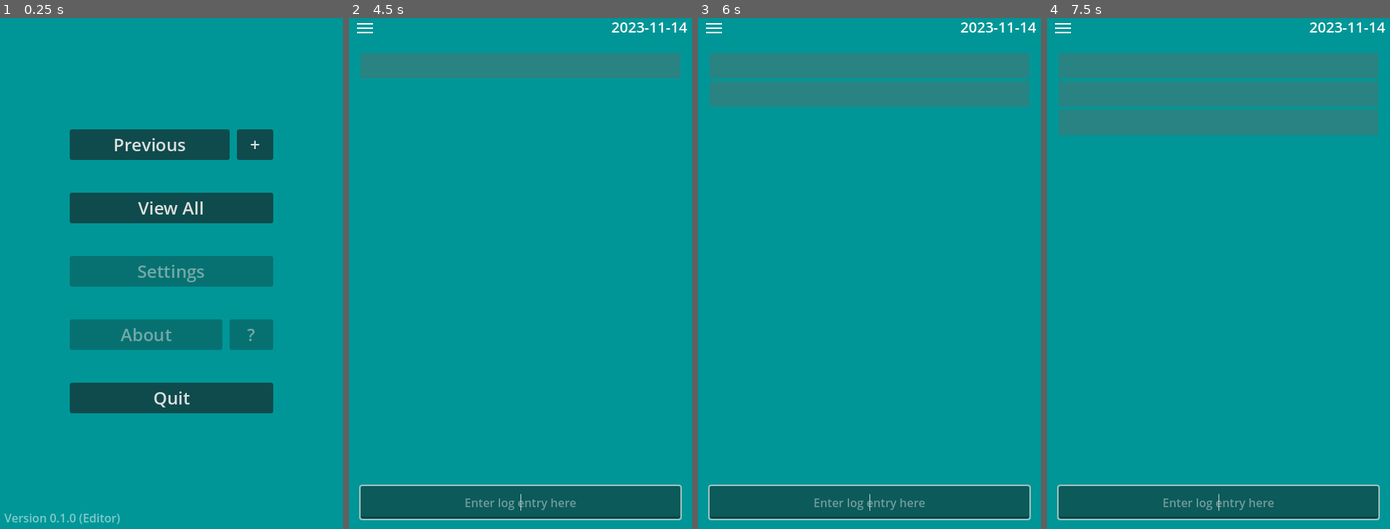
Above: before the commit, frames 1-4 (left to right).
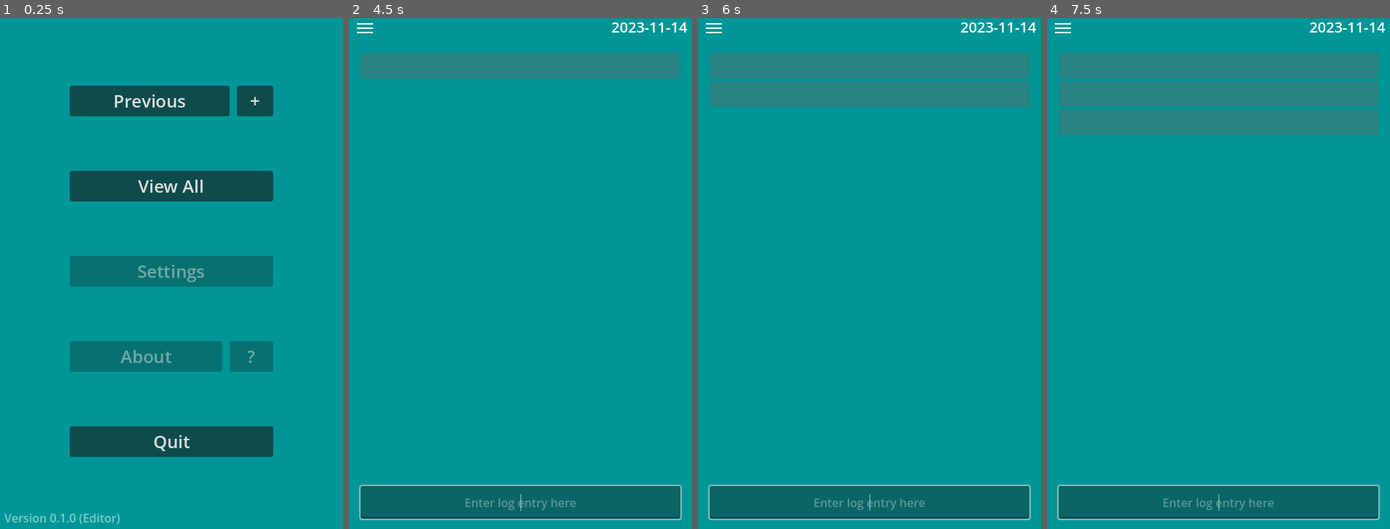
Above: after the commit, the same moments.

Repository: sandorex/timelogger
Game: Godot game, scene res://scenes/ui/menu.tscn
Same seed, same stepped clock (60 frames per second), same inputs: the game is played once before the commit and once after it.
Inputs (mouse positions are in pixels of both pictures, inside the frame that each line leads up to):
- Up to frame 1 (0.25 s): no input
- Up to frame 2 (4.5 s): click "Previous" at 0.5 s; click (520, 503) at 1.27 s; type "12" at 1.35 s; click (366, 28) at 2 s; click "+" at 2.75 s; tap Enter (enter) at 3.5, 3.6, 4.35 s; move the mouse to (595, 242) at 3.52 s; click (595, 242) at 3.67 s; tap Space at 4.25 s; move the mouse to (451, 299) at 4.27 s; click (451, 299) at 4.42 s
- Up to frame 3 (6 s): tap Enter (enter) at 5, 5.1, 5.85 s; move the mouse to (903, 155) at 5.02 s; click (903, 155) at 5.17 s; tap Space at 5.75 s; move the mouse to (852, 375) at 5.77 s; click (852, 375) at 5.92 s
- Up to frame 4 (7.5 s): tap Enter (enter) at 6.5, 6.6, 7.35 s; move the mouse to (1324, 350) at 6.52 s; click (1324, 350) at 6.67 s; tap Space at 7.25 s; move the mouse to (1112, 191) at 7.27 s; click (1112, 191) at 7.42 s

The runs differ from the first frame. In frame 1, 24% of the frame differs, in the area x 20-80%, y 13-86%; in frame 2, 0.6%; in frame 3, 0.6%; in frame 4, 0.6%.

Commit message:
Made it work with android keyboard
- Now whole UI scales with virtual keyboard in edit_collection scene
- Removed double touch to push log entry
- Added nice icons form IconKitchen
- Added script to generate debug keystore

Diff:
--- /dev/null
+++ b/app_icon/ios/Contents.json
@@ -0,0 +1,134 @@
+{
+  "images": [
+    {
+      "filename": "AppIcon@2x.png",
+      "idiom": "iphone",
+      "scale": "2x",
+      "size": "60x60"
+    },
+    {
+      "filename": "AppIcon@3x.png",
+      "idiom": "iphone",
+      "scale": "3x",
+      "size": "60x60"
+    },
+    {
+      "filename": "AppIcon~ipad.png",
+      "idiom": "ipad",
+      "scale": "1x",
+      "size": "76x76"
+    },
+    {
+      "filename": "AppIcon@2x~ipad.png",
+      "idiom": "ipad",
+      "scale": "2x",
+      "size": "76x76"
+    },
+    {
+      "filename": "AppIcon-83.5@2x~ipad.png",
+      "idiom": "ipad",
+      "scale": "2x",
+      "size": "83.5x83.5"
+    },
+    {
+      "filename": "AppIcon-40@2x.png",
+      "idiom": "iphone",
+      "scale": "2x",
+      "size": "40x40"
+    },
+    {
+      "filename": "AppIcon-40@3x.png",
+      "idiom": "iphone",
+      "scale": "3x",
+      "size": "40x40"
+    },
+    {
+      "filename": "AppIcon-40~ipad.png",
+      "idiom": "ipad",
+      "scale": "1x",
+      "size": "40x40"
+    },
+    {
+      "filename": "AppIcon-40@2x~ipad.png",
+      "idiom": "ipad",
+      "scale": "2x",
+      "size": "40x40"
+    },
+    {
+      "filename": "AppIcon-20@2x.png",
+      "idiom": "iphone",
+      "scale": "2x",
+      "size": "20x20"
+    },
+    {
+      "filename": "AppIcon-20@3x.png",
+      "idiom": "iphone",
+      "scale": "3x",
+      "size": "20x20"
+    },
+    {
+      "filename": "AppIcon-20~ipad.png",
+      "idiom": "ipad",
+      "scale": "1x",
+      "size": "20x20"
+    },
+    {
+      "filename": "AppIcon-20@2x~ipad.png",
+      "idiom": "ipad",
+      "scale": "2x",
+      "size": "20x20"
+    },
+    {
+      "filename": "AppIcon-29.png",
+      "idiom": "iphone",
+      "scale": "1x",
+      "size": "29x29"
+    },
+    {
+      "filename": "AppIcon-29@2x.png",
+      "idiom": "iphone",
+      "scale": "2x",
+      "size": "29x29"
+    },
+    {
+      "filename": "AppIcon-29@3x.png",
+      "idiom": "iphone",
+      "scale": "3x",
+      "size": "29x29"
+    },
+    {
+      "filename": "AppIcon-29~ipad.png",
+      "idiom": "ipad",
+      "scale": "1x",
+      "size": "29x29"
+    },
+    {
+      "filename": "AppIcon-29@2x~ipad.png",
+      "idiom": "ipad",
+      "scale": "2x",
+      "size": "29x29"
+    },
+    {
+      "filename": "AppIcon-60@2x~car.png",
+      "idiom": "car",
+      "scale": "2x",
+      "size": "60x60"
+    },
+    {
+      "filename": "AppIcon-60@3x~car.png",
+      "idiom": "car",
+      "scale": "3x",
+      "size": "60x60"
+    },
+    {
+      "filename": "AppIcon~ios-marketing.png",
+      "idiom": "ios-marketing",
+      "scale": "1x",
+      "size": "1024x1024"
+    }
+  ],
+  "info": {
+    "author": "iconkitchen",
+    "version": 1
+  }
+}
--- a/icon.svg
+++ /dev/null
@@ -1 +0,0 @@
-<svg height="128" width="128" xmlns="http://www.w3.org/2000/svg"><rect x="2" y="2" width="124" height="124" rx="14" fill="#363d52" stroke="#212532" stroke-width="4"/><g transform="scale(.101) translate(122 122)"><g fill="#fff"><path d="M105 673v33q407 354 814 0v-33z"/><path d="m105 673 152 14q12 1 15 14l4 67 132 10 8-61q2-11 15-15h162q13 4 15 15l8 61 132-10 4-67q3-13 15-14l152-14V427q30-39 56-81-35-59-83-108-43 20-82 47-40-37-88-64 7-51 8-102-59-28-123-42-26 43-46 89-49-7-98 0-20-46-46-89-64 14-123 42 1 51 8 102-48 27-88 64-39-27-82-47-48 49-83 108 26 42 56 81zm0 33v39c0 276 813 276 814 0v-39l-134 12-5 69q-2 10-14 13l-162 11q-12 0-16-11l-10-65H446l-10 65q-4 11-16 11l-162-11q-12-3-14-13l-5-69z" fill="#478cbf"/><path d="M483 600c0 34 58 34 58 0v-86c0-34-58-34-58 0z"/><circle cx="725" cy="526" r="90"/><circle cx="299" cy="526" r="90"/></g><g fill="#414042"><circle cx="307" cy="532" r="60"/><circle cx="717" cy="532" r="60"/></g></g></svg>
--- a/project.godot
+++ b/project.godot
@@ -10,12 +10,20 @@
 
 [application]
 
-config/name="timelogger"
+config/name="Timelogger"
+config/name_localized={
+"en": "Timelogger"
+}
+config/description="Simple time logging application with reverse notation where you write down what you've done after you change the task, be it taking a break or drawing."
 config/version="0.1.0"
 run/main_scene="res://scenes/ui/menu.tscn"
+config/use_custom_user_dir=true
+config/custom_user_dir_name="timelogger"
 config/quit_on_go_back=false
 config/features=PackedStringArray("4.2", "GL Compatibility")
-config/icon="res://icon.svg"
+run/max_fps=60
+config/icon="res://app_icon/web/icon-512.png"
+config/windows_native_icon="res://app_icon/web/favicon.ico"
 
 [autoload]
 
@@ -25,7 +33,10 @@
 
 window/size/viewport_width=480
 window/size/viewport_height=720
-window/handheld/orientation=6
+window/stretch/mode="canvas_items"
+window/stretch/aspect="expand"
+window/handheld/orientation=1
+window/ios/allow_high_refresh_rate=false
 
 [input]
 
@@ -34,17 +45,9 @@
 "events": [Object(InputEventKey,"resource_local_to_scene":false,"resource_name":"","device":-1,"window_id":0,"alt_press …(182 unchanged characters)…
 ]
 }
-force-enter={
-"deadzone": 0.5,
-"events": [Object(InputEventKey,"resource_local_to_scene":false,"resource_name":"","device":-1,"window_id":0,"alt_pressed":false,"shift_pressed":true,"ctrl_pressed":false,"meta_pressed":false,"pressed":false,"keycode":0,"physical_keycode":4194309,"key_label":0,"unicode":0,"echo":false,"script":null)
-]
-}
-
-[input_devices]
-
-pointing/emulate_mouse_from_touch=false
 
 [rendering]
 
 renderer/rendering_method="gl_compatibility"
 renderer/rendering_method.mobile="gl_compatibility"
+textures/vram_compression/import_etc2_astc=true
--- a/scenes/ui/edit_collection.gd
+++ b/scenes/ui/edit_collection.gd
@@ -9,6 +9,8 @@
 
 func _init() -> void:
 	Globals.collection.log_entry_added.connect(self._on_log_added)
+
+	# TODO set size so android phones with cutouts or cameras show nicely
 
 func _ready() -> void:
 	self.date_label.text = Globals.collection.name
@@ -48,20 +50,15 @@
 func _process(_delta: float) -> void:
 	self.refresh_screen()
 
+	# adapt to virtual keyboard
+	if DisplayServer.has_feature(DisplayServer.FEATURE_VIRTUAL_KEYBOARD):
+		var keyboard_height := DisplayServer.virtual_keyboard_get_height()
+		self.size.y = get_viewport_rect().size.y - keyboard_height / get_viewport_transform().get_scale().y
+
 func _input(event: InputEvent) -> void:
-	if event is InputEventScreenTouch:
-		# push log on double tap
-		if event.double_tap:
-			if self.line_edit.text:
-				self.push_log()
-	else:
-		if event.is_pressed():
-			# allow pushing empty log with force-enter action
-			if event.is_action("force-enter"):
-				self.push_log()
-			elif event.is_action("enter"):
-				if self.line_edit.text:
-					self.push_log()
+	if event.is_pressed() and event.is_action("enter"):
+		if self.line_edit.text:
+			self.push_log()
 
 func push_log() -> void:
 	Globals.collection.add(LogEntry.create_entry(self.line_edit.text))
@@ -71,7 +68,7 @@
 func _on_line_edit_text_changed(new_text: String) -> void:
 	# highlight that the log is a break by making line edit transparent
 	if new_text.begins_with(" "):
-		self.line_edit.modulate.a = 0.8
+		self.line_edit.modulate.a = 0.65
 	else:
 		self.line_edit.modulate.a = 1
 
--- a/scenes/ui/menu.tscn
+++ b/scenes/ui/menu.tscn
@@ -39,17 +39,15 @@
 custom_minimum_size = Vector2(280, 0)
 layout_mode = 1
 anchors_preset = -1
-anchor_left = 0.208
-anchor_top = 0.229
-anchor_right = 0.792
-anchor_bottom = 0.771
-offset_left = 120.16
-offset_top = 175.12
-offset_right = -120.16
-offset_bottom = -175.12
+anchor_right = 1.0
+anchor_bottom = 1.0
+offset_left = 220.0
+offset_top = 340.0
+offset_right = -220.0
+offset_bottom = -340.0
 grow_horizontal = 2
 grow_vertical = 2
-theme_override_constants/separation = 45
+theme_override_constants/separation = 75
 
 [node name="HBoxContainer" type="HBoxContainer" parent="VBoxContainer"]
 layout_mode = 2
Not shown, added: app_icon/IconKitchen.txt
Binary file added: app_icon/android/play_store_512.png
Not shown, added: app_icon/android/play_store_512.png.import
Not shown, added: app_icon/android/res/mipmap-anydpi-v26/ic_launcher.xml
Binary file added: app_icon/android/res/mipmap-hdpi/ic_launcher.png
Not shown, added: app_icon/android/res/mipmap-hdpi/ic_launcher.png.import
Binary file added: app_icon/android/res/mipmap-hdpi/ic_launcher_background.png
Not shown, added: app_icon/android/res/mipmap-hdpi/ic_launcher_background.png.import
Binary file added: app_icon/android/res/mipmap-hdpi/ic_launcher_foreground.png
Not shown, added: app_icon/android/res/mipmap-hdpi/ic_launcher_foreground.png.import
Binary file added: app_icon/android/res/mipmap-hdpi/ic_launcher_monochrome.png
Not shown, added: app_icon/android/res/mipmap-hdpi/ic_launcher_monochrome.png.import
(and 89 more such lines)
